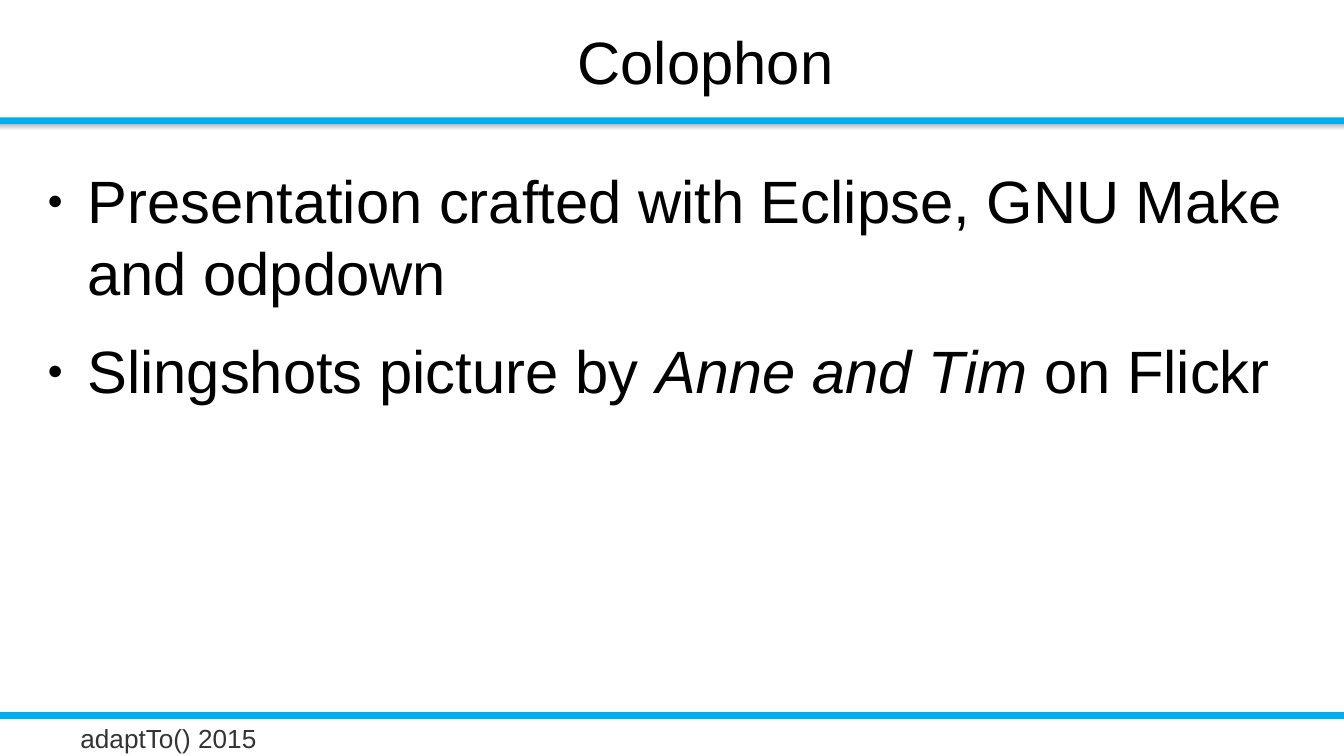
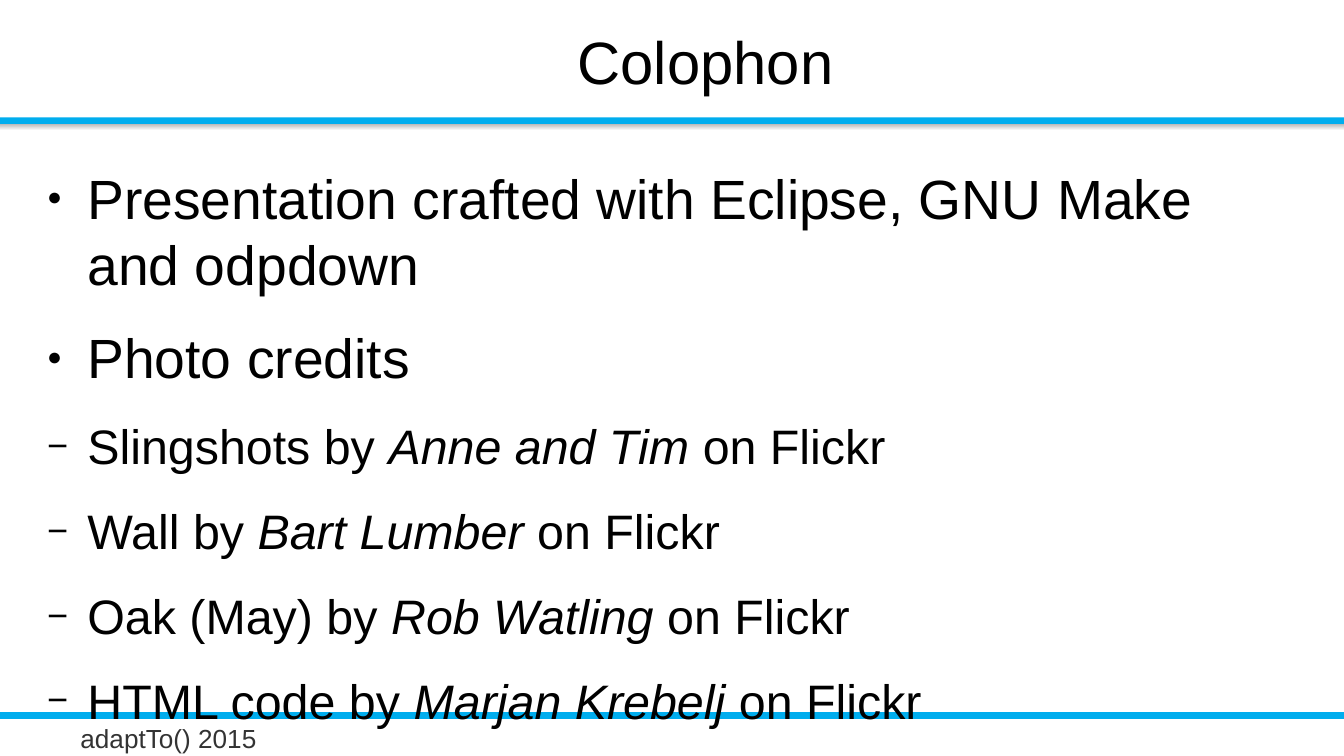
Before and after one commit to rombert/talks, a slide deck: slide 39 of adaptTo2015/How_Do_I_Test_My_Sling_Application-Robert_Munteanu_unedited.odp (slide 35 before the commit). Drawn at 1344x756 pixels with LibreOffice and Linux fonts; fonts in the diff are those of the drawing; background and template pictures are left out. Boxes give left, top, right and bottom in pixels: in the first picture for what was removed or moved away, otherwise in the second. Text is boxed around its words. In the diff, an @@ line names an element or a change of style, - is before the commit and + after.

```diff
--- a/adaptTo2015/How_Do_I_Test_My_Sling_Application-Robert_Munteanu_unedited.odp
+++ b/adaptTo2015/How_Do_I_Test_My_Sling_Application-Robert_Munteanu_unedited.odp
@@ text at (87,179,1192,296): size 32 to 29.6 pt in "Presentation crafted with Eclipse, GNU Make and ..." @@
@@ text at (87,338,921,729): text changed; size 32 to 25.9 pt @@
-● Slingshots picture by Anne and Tim on Flickr
+● Photo credits
+  − Slingshots by Anne and Tim on Flickr
+  − Wall by Bart Lumber on Flickr
+  − Oak (May) by Rob Watling on Flickr
+  − HTML code by Marjan Krebelj on Flickr
```
Also in this commit, not shown: 2 other slides changed, 5 slides added, 1 slide removed, 14 other files.
